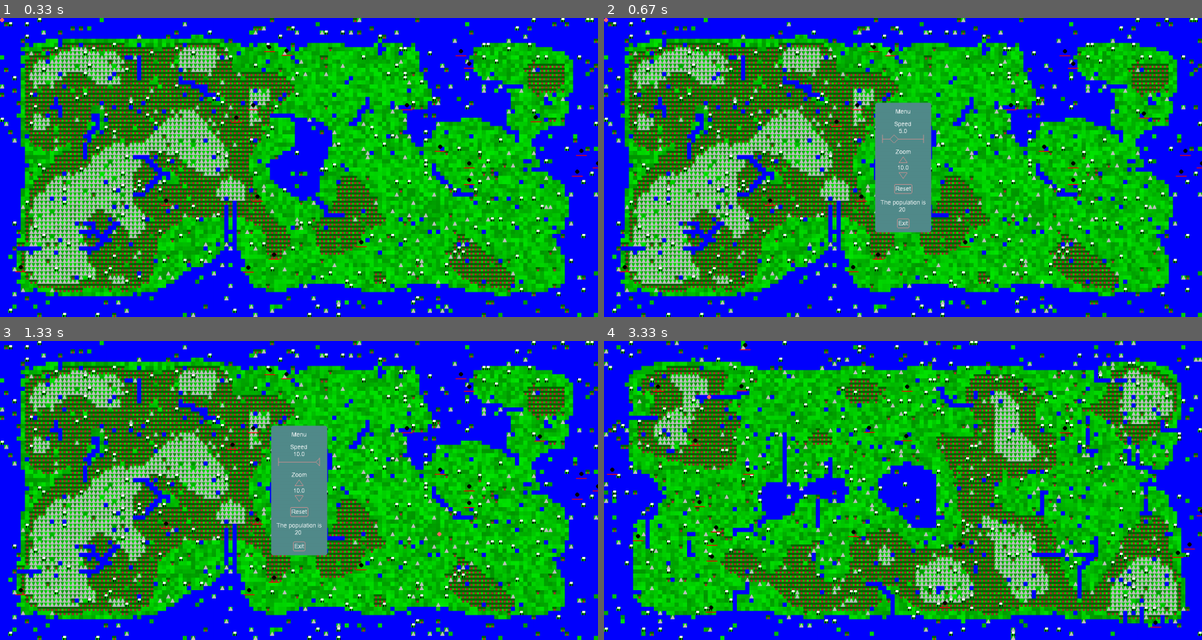
Above: before the commit, frames 1-4 (two rows, left to right).
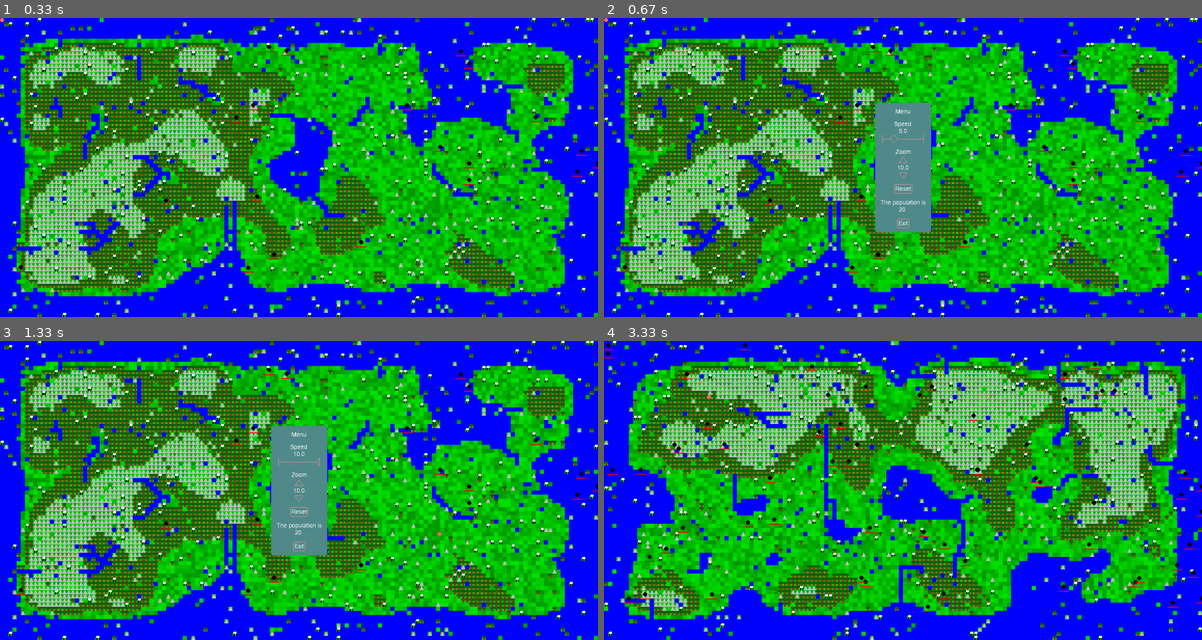
Above: after the commit, the same moments.

Repository: briankardon/GenesisIsland
Game: pygame game, started from genisis_island.py
The game is run twice, just before and just after one commit, with the same random seed, the same clock (stepped at 60 frames per second) and the same inputs.
Inputs (mouse positions are in pixels of both pictures, inside the frame that each line leads up to):
- Up to frame 1 (0.33 s): no input
- Up to frame 2 (0.67 s): tap Space at 0.33 s
- Up to frame 3 (1.33 s): click (287, 460) at 0.72 s; press the mouse at (287, 460) at 1.03 s; move the mouse to (364, 496) at 1.13 s; release the mouse at (436, 532) at 1.27 s
- Up to frame 4 (3.33 s): press the mouse at (903, 481) at 1.37 s; move the mouse to (795, 481) at 1.47 s; release the mouse at (687, 481) at 1.6 s; press the mouse at (903, 496) at 1.7 s; move the mouse to (855, 445) at 1.8 s; release the mouse at (807, 391) at 1.93 s; press the mouse at (903, 511) at 2.03 s; move the mouse to (885, 508) at 2.13 s; release the mouse at (867, 505) at 2.27 s; press the mouse at (609, 355) at 2.37 s; move the mouse to (645, 418) at 2.47 s; release the mouse at (681, 481) at 2.6 s; press the mouse at (615, 358) at 2.7 s; move the mouse to (843, 478) at 2.8 s; release the mouse at (1070, 598) at 2.93 s; press the mouse at (609, 343) at 3.03 s; move the mouse to (657, 370) at 3.13 s; release the mouse at (711, 397) at 3.27 s

Frame 1 is identical in both runs. In frame 2, 0.1% of the frame differs, in the area x 38-92%, y 8-86%; in frame 3, 0.1%; in frame 4, 61%, in the area x 0-100%, y 0-100%.

Commit message:
Continued adding zooming

Diff:
--- a/GenesisUtils.py
+++ b/GenesisUtils.py
@@ -2,6 +2,10 @@
 from MapTools import *
 from random import randint, choice
 import numpy as np
+
+def screen2Tile(x, y):
+    return x / Tile.size, y / Tile.size
+
 
 def goodrand(which,*args):
     ret=[]
--- a/PygameWidgets.py
+++ b/PygameWidgets.py
@@ -132,6 +132,7 @@
         self._text = text
         self.update_image()
         self.size_changed()
+
     def get_text(self):
         return self._text
 
--- a/genisis_island.py
+++ b/genisis_island.py
@@ -11,7 +11,26 @@
 width=1440
 height=720
 screen=pygame.display.set_mode((width, height))
+
+peeps=[]
+reset = False
+exit = False
+
+def speed_changed_callback(new_speed):
+    for peep in peeps:
+        peep.speed = new_speed
+def reset_button_callback(new_reset):
+    global reset
+    reset = new_reset
+    print('reset_callback')
+def exit_button_callback(new_exit):
+    global exit
+    exit = new_exit
+    print('exit_callback')
+
 while True:
+    reset = False
+    exit = False
     # Display loading screen
     screen.fill('blue')
     for event in pygame.event.get():
@@ -33,32 +52,36 @@
     cool=0
     x,y=pygame.mouse.get_pos()
     test=Adjust(100,200,0.5,1440,720)
-    peeps=[]
+
     for k in range(20):
         peeps.append(Entity(randint(1,144),randint(1,72),board))
     space=0
     label = Label(text="Menu")
-    slider = SliderControl(name="Speed", min=3, max=10, value=5)
+    speed_slider = SliderControl(name="Speed", min=3, max=10, value=5,
+                                value_change_callbacks=[speed_changed_callback])
     zoom_slider = IncrementControl(
                 name="Zoom",
                 min=1, max=100, value=10,
                 value_change_callbacks=[change_tile_size]
                 )
     menu = ControlMenu(position=(width / 2, height / 2), anchor='C', column_alignment='center')
-    button = ButtonControl(name="Reset")
-    exit = ButtonControl(name="Exit")
+    reset_button = ButtonControl(name="Reset", value_change_callbacks=[reset_button_callback])
+    exit_button = ButtonControl(name="Exit", value_change_callbacks=[exit_button_callback])
     do='''The population is
            {x}'''
     population = Label(text=do.format(x=str(len(peeps))))
     menu.add(label)
-    menu.add(slider)
+    menu.add(speed_slider)
     menu.add(zoom_slider)
-    menu.add(button)
+    menu.add(reset_button)
     menu.add(population)
-    menu.add(exit)
+    menu.add(exit_button)
     #test=Adjust(720,360,0.5,100,300,start=0,color='white')
     old_tile_size = Tile.size
+
+    paused = False
     while True:
+        # If necessary, update tile images for new zoom
         new_tile_size = Tile.size
         if new_tile_size != old_tile_size:
             for tile in tiles.sprites():
@@ -77,13 +100,13 @@
         last=zoom_slider.get_value()
         for event in pygame.event.get():
             if event.type==pygame.KEYDOWN:
-                if event.key==pygame.K_SPACE and space==1:
-                    space=0
-                elif event.key==pygame.K_SPACE and space==0:
-                    space=1
+                if event.key==pygame.K_SPACE:
+                    paused = not paused
+                    population.set_text(do.format(x=str(len(peeps))))
             if event.type==pygame.MOUSEBUTTONDOWN:
-                if space==0:
-                    peeps.append(Entity(x,y,board))
+                if not paused:
+                    x_tile, y_tile = screen2Tile(x, y)
+                    peeps.append(Entity(int(x_tile), int(y_tile), board))
             menu.handle_event(event)
 
         key=pygame.key.get_pressed()
@@ -94,33 +117,30 @@
         if now!=last:
             if key[pygame.K_LSHIFT] or key[pygame.K_RSHIFT]:
                 zoom_slider.set_value(10)
-        pop=[]
-        for bleh in range(len(peeps)):
-            if space==0:
-                peeps[bleh].harvest()
-                kill=peeps[bleh].move()
+
+        if not paused:
+            killed=[]
+            for peep in peeps:
+                peep.harvest()
+                kill=peep.move()
                 if kill!=False:
-                    peeps[bleh].life-=kill
-                if peeps[bleh].life==0:
-                    pop.append(bleh)
-            peeps[bleh].update()
-            peeps[bleh].draw(screen)
-            if space==1:
-                peeps[bleh].speed=round((round(slider.get_value()/2)*2)/5)
-        for bleh in range(len(pop)):
-            try:
-                peeps.pop(pop[bleh])
-            except IndexError:
-                pass
-        if button.get_value():
-            if space==1:
-                break
-        if exit.get_value():
-            if space==1:
-                pygame.quit()
-                sys.exit()
-        population.set_text(do.format(x=str(len(peeps))))
-        if space==1:
+                    peep.life -= kill
+                if peep.life==0:
+                    killed.append(peep)
+                peep.update()
+            for peep in killed:
+                peeps.remove(peep)
+
+        if reset:
+            break
+        if exit:
+            pygame.quit()
+            sys.exit()
+
+        for peep in peeps:
+            peep.draw(screen)
+
+        if paused:
             menu.update()
             menu.draw(screen)
             #Controls.menu('arial.ttf',[0,0,0],'menu',screen,('hi',0),('hi',1),('hi',2),('hi',3),('hi',4),('hi',5),('hi',6),('hi',7))
